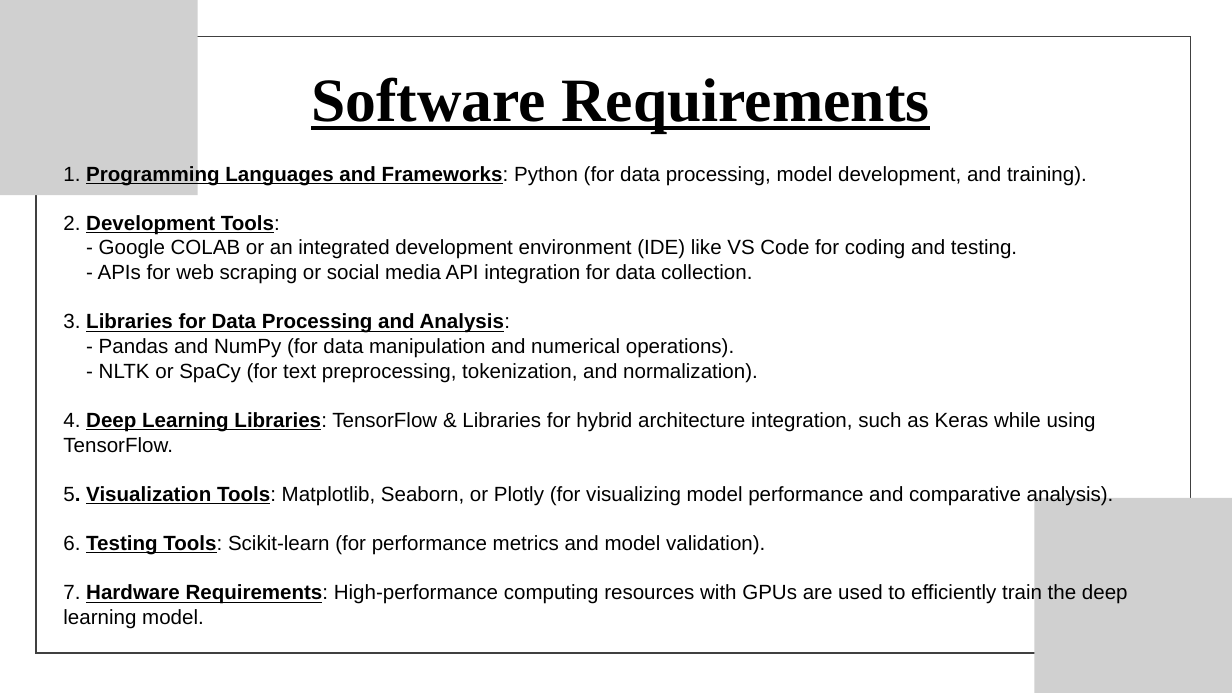
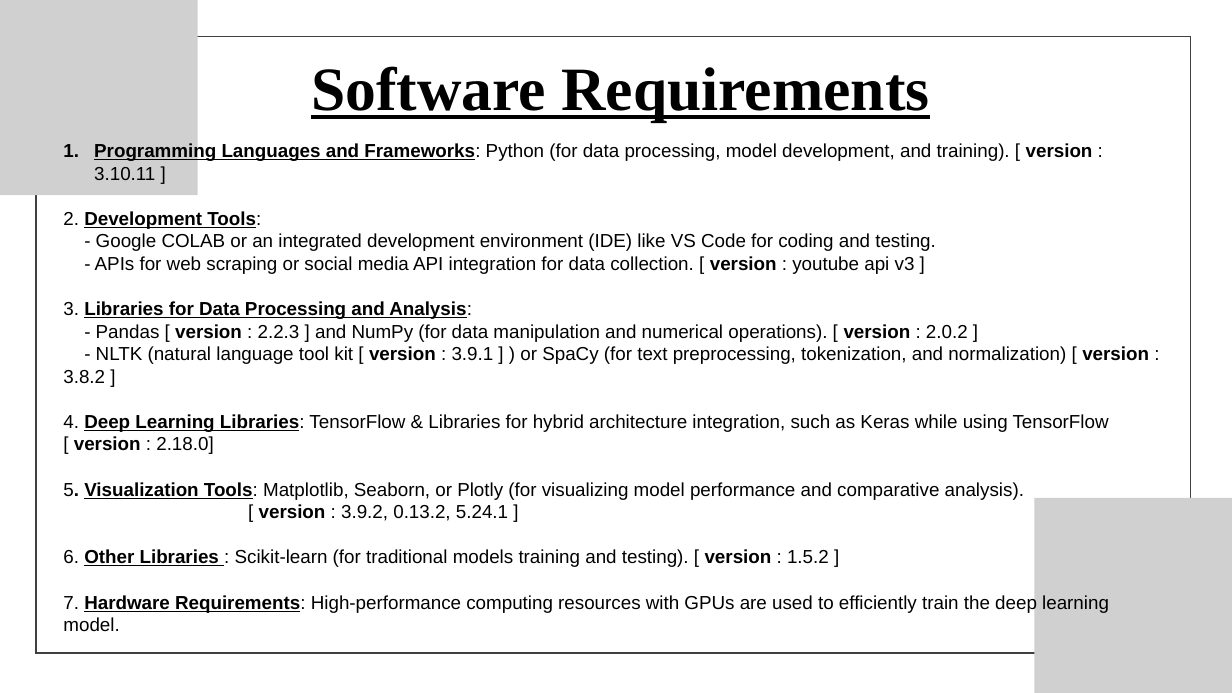
Before and after one commit to Codegeek2004/CyberBullying_using_RNN_LSTM, a slide deck: slide 15 of static/asset/PRESENTATION.pptx. Drawn at 1232x693 pixels with LibreOffice and Linux fonts; fonts in the diff are those of the drawing; grey boxes stand for pictures. Boxes give left, top, right and bottom in pixels: in the first picture for what was removed or moved away, otherwise in the second. Text is boxed around its words. In the diff, an @@ line names an element or a change of style, - is before the commit and + after.

Commit message:
ppt updated

```diff
--- a/static/asset/PRESENTATION.pptx
+++ b/static/asset/PRESENTATION.pptx
@@ text "Software Requirements": place and size @@
-text "Software Requirements" at box(311, 77, 929, 132)
+text "Software Requirements" at box(311, 66, 929, 122)
@@ text at box(63, 142, 1149, 632): text changed; size 24 to 22 pt @@
-1. Programming Languages and Frameworks: Python (for data processing, model development, and training).
-2. Development Tools:
-- Google COLAB or an integrated development environment (IDE) like VS Code for coding and testing.
-- APIs for web scraping or social media API integration for data collection.
-3. Libraries for Data Processing and Analysis:
-- Pandas and NumPy (for data manipulation and numerical operations).
-- NLTK or SpaCy (for text preprocessing, tokenization, and normalization).
-4. Deep Learning Libraries: TensorFlow & Libraries for hybrid architecture integration, such as Keras while using TensorFlow.
-5. Visualization Tools: Matplotlib, Seaborn, or Plotly (for visualizing model performance and comparative analysis).
-6. Testing Tools: Scikit-learn (for performance metrics and model validation).
-7. Hardware Requirements: High-performance computing resources with GPUs are used to efficiently train the deep learning model.
+1. Programming Languages and Frameworks: Python (for data processing, model development, and training). [ version : 3.10.11 ]
+2. Development Tools:
+- Google COLAB or an integrated development environment (IDE) like VS Code for coding and testing.
+- APIs for web scraping or social media API integration for data collection. [ version : youtube api v3 ]
+3. Libraries for Data Processing and Analysis:
+- Pandas [ version : 2.2.3 ] and NumPy (for data manipulation and numerical operations). [ version : 2.0.2 ]
+- NLTK (natural language tool kit [ version : 3.9.1 ] ) or SpaCy (for text preprocessing, tokenization, and normalization) [ version : 3.8.2 ]
+4. Deep Learning Libraries: TensorFlow & Libraries for hybrid architecture integration, such as Keras while using TensorFlow [ version : 2.18.0]
+5. Visualization Tools: Matplotlib, Seaborn, or Plotly (for visualizing model performance and comparative analysis).
+[ version : 3.9.2, 0.13.2, 5.24.1 ]
+6. Other Libraries : Scikit-learn (for traditional models training and testing). [ version : 1.5.2 ]
+7. Hardware Requirements: High-performance computing resources with GPUs are used to efficiently train the deep learning model.
```
Also in this commit, not shown: 6 other slides changed.
